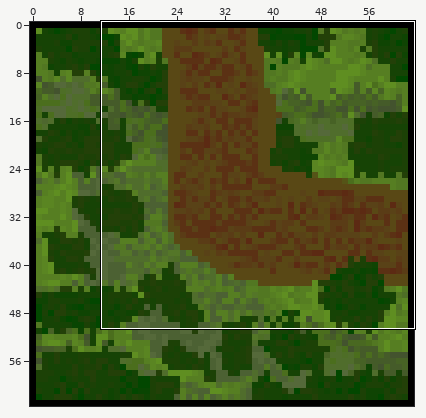
A pixel-art sprite gets an edit: Assets/Resources/Sprites/Tiles/ForestPath-Elbow-NETile.png. Above: a wide view before the commit, with the close-up outlined.
Close-up. Before the edit:
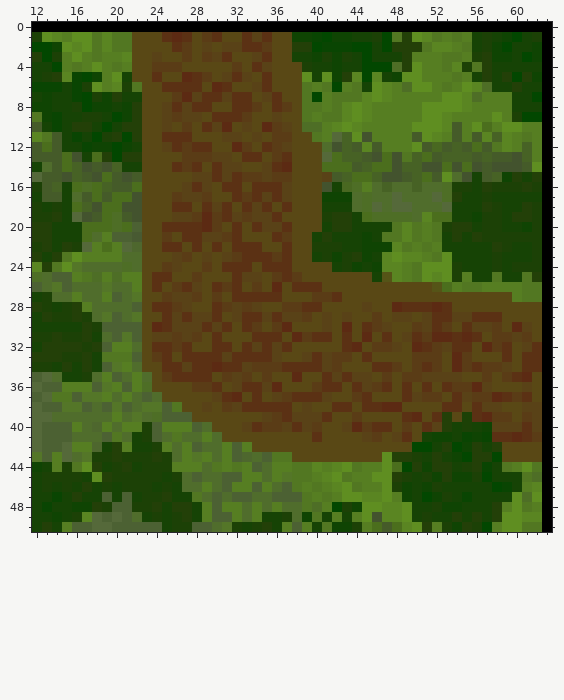
The file is 64x64 pixels. Colours within 5 levels of each other are drawn and written as one. Shown: x 12..63, y 0..50.
And afterwards:
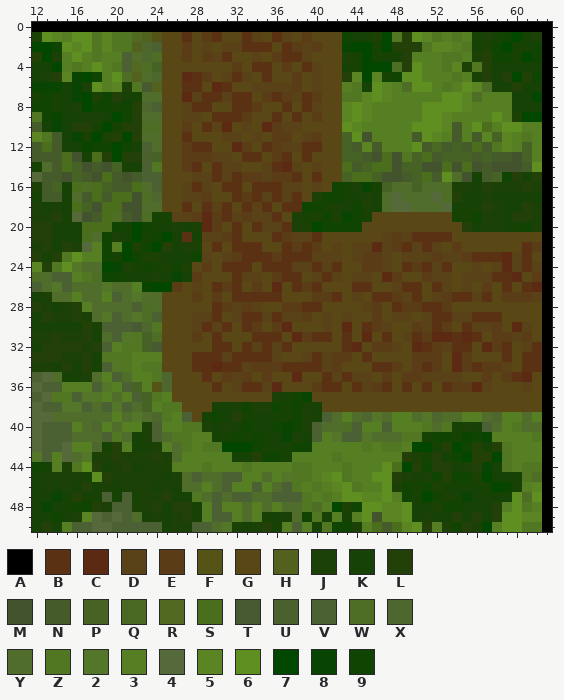
Palette (. is transparent): A #000000  B #5b3114  C #5c2a13  D #594217  E #5a3c16  F #555417  G #594815  H #53611e  J #1c4106  K #164305  L #234008  M #43532e  N #455b29  P #476225  Q #496821  R #516920  S #4b6e1d  T #485a32  U #4a612d  V #4c6133  W #4e6e26  X #4e672e  Y #506d2c  Z #527722  2 #547628  3 #567e22  4 #55693a  5 #5a8522  6 #5f8e21  7 #024700  8 #094502  9 #0f4403
Edits made:
Changed rows in their new state; - is an unchanged pixel.
first column x 19:
 1 ---RHFGG--------GBDGEGGG--------------------
 2 ---HXV-G--------B-BEDEGG--------------------
 3 --VYXW----------GEBBDGGG--------------------
 4 --VRWPGG--------B-E-BDGG--------------------
 5 --WHYX-------------EGDGG--------------------
 6 ----THGG--------DDDEGDGG--------------------
 7 ----YY-G--------E-EDBEGG--------------------
 8 ----XVGG---------GB-BDGG--------------------
 9 ----YYGG---------B-BGEGG--------------------
10 ----WWG------------DGGGG--------------------
11 ----YYGG------------DEGG--------------------
12 ----VYGG-----------DBBGG--------------------
13 ----UP--------------B-GG--------------------
14 ----VZ-G-----------D-DGG--------------------
15 ----VV-------------B-BGG--------------------
16 ----YV-------------D-DG9KJ8K----------------
17 ----WX-G-----------B-J--KKJK----------------
18 ----YY-G-----------B99-J-9JK----------------
19 ----WKK------------JKJ9J89KGGGGGGGG---------
20 -9K79KKJKJ---------JJ79999GGGGGGGGGG--------
21 9JK7K97K-K---------DDBGGGGGGDEDBBBBGGGGGGGGG
22 9-7J97LKJJ---------EBEGDGDDCDEBDBDGEGGGGGGBE
23 9K79JJKKK9---------BBDDDGDEEDGDDDEDDEBBBCDBG
24 78JK9KJ9J----------DDBDBGGEEDGBEBDBGGDGDCDBD
25 99KKKJK8K----------B-DBD-DDGCEGGEDDGDDDBBCGE
26 ----877-G-----------E----BB--DBB-BDGDGEGBGBC
27 ----YYGGG----------------D-BBEDB-DEBBDB-EEED
28 ----WYGGG------------------E-BEE-BE---------
29 ----WVGGG-----------------------------------
30 ---TXZGGG-----------------------------------
31 ---ZPWGGG-----------------------------------
32 --ZZPTGGG-----------------------------------
33 ---333G-G-----------------------------------
34 --Z3ZZGGG-----------------------------------
35 ----3ZXGGG----------------------------------
36 ---P3FX--GG---------------------------------
37 ---VPZ3----GGG-G-JK98GG--GG---GGGG-GGGGGGGG-
38 ----P3Z---GKKJ9JJ9K9JK-GG-GGGG----GG-GGG--GG
39 -----XZ3--K9KLKKKKK9JKVY3YX2Y33Y2XYY33YX33Y3
40 --------ZZJKJK9KK989JVYYWV33V333ZYZ---VY3ZYY
41 --------Z3-KK9K9KK8JKV32VV2YYYZZ-------3333Z
42 --------Z3ZZ7779KKK9933333Z3ZZ3---------Z333
43 ---------3-3-KKL99K3333Z333333----------Z333
44 ----------Z3-3Z33----3-3Z3----------------Z-
Pixel boxes of the changes (left, top, right, bottom) in both close-ups:
changed: (102, 32, 542, 472)
